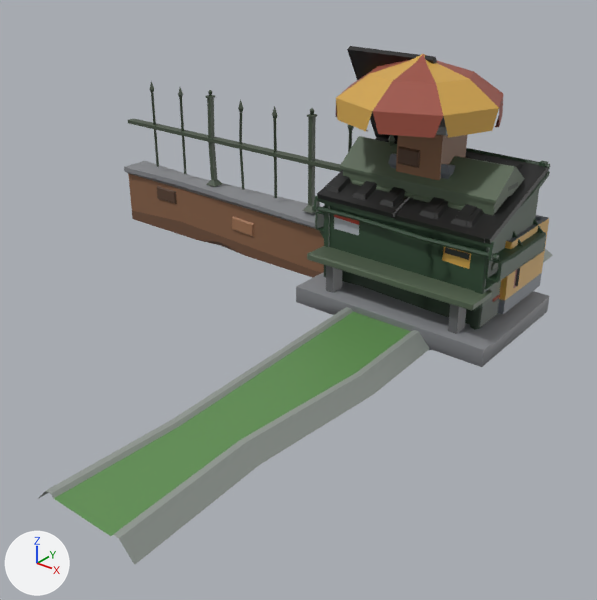
The FBX model Assets/PickMeUp/Mesh/Props (1).fbx, before and after one commit.
Both versions are drawn from a 50 mm lens placed at (2.67, -4.75, 2.66), pointed at (-0.62, -0.64, 0.11). Arrows for +X, +Y and +Z are at lower left; the lights stay in place. The older version comes first. Where no turn or scale is listed for an object, it has been applied to the vertices.

Names of what the first picture shows: 'SM_Env_Fence_01', 'SM_Env_Fence_End_01', 'SM_Env_Street_Divider_01', 'SM_Env_Street_Divider_02', 'SM_Prop_HotdogStand_01', 'SM_Prop_ParkingMeter_02', 'SM_Prop_PicnicTable_01', 'SM_Prop_PowerBox_01', 'SM_Prop_Skip_01', 'SM_Prop_Skip_02'.
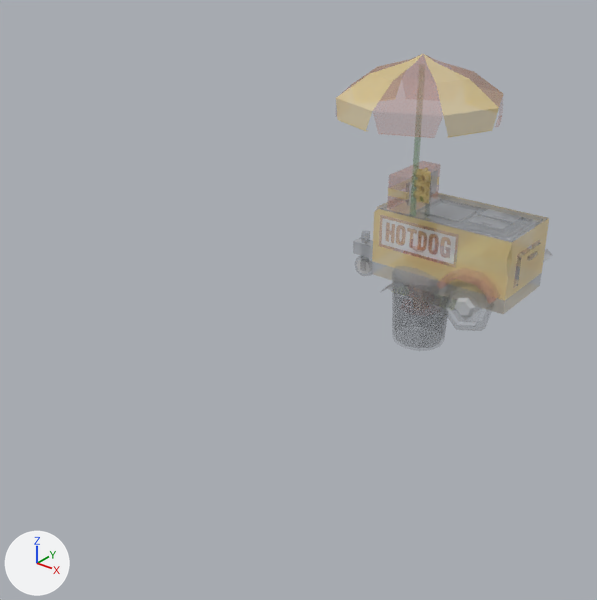
What changed in the scene script:
```text
Change img_polygoncity_texture_01_a_png:
    img_polygoncity_texture_01_a_png: load_image('PolygonCity_Texture_01_A.png', '../../Waqas/Muscle/Textures/PolygonCity_Texture_01_A.png', 1024, 1024, 'sRGB') -> load_image('PolygonCity_Texture_01_A.png', '../../Waqas/Muscle/Textures/PolygonCity_Texture_01_A.png', 1024, 1024, 'Non-Color')
Change mat_props:
    add n3 = _N.new('ShaderNodeTexImage'); n3.name = 'Image Texture.001'
    add n3.image = img_polygoncity_texture_01_a_png
    where n0 = _N.new('ShaderNodeBsdfPrincipled'); n0.name = 'Principled BSDF'
    add _L.new(n3.outputs[0], n0.inputs[4])  # 'Color' to 'Alpha'
Remove ob_sm_prop_skip_02:
    ob_sm_prop_skip_02 = bpy.data.objects.new('SM_Prop_Skip_02', me_mesh_093)
    ob_sm_prop_skip_02.location = (0.0, 0.0, 0.0)
Remove ob_sm_env_fence_end_01:
    ob_sm_env_fence_end_01 = bpy.data.objects.new('SM_Env_Fence_End_01', me_mesh_102)
    ob_sm_env_fence_end_01.location = (0.0, 0.0, 0.0)
Remove ob_sm_prop_powerbox_01:
    ob_sm_prop_powerbox_01 = bpy.data.objects.new('SM_Prop_PowerBox_01', me_mesh_131)
    ob_sm_prop_powerbox_01.location = (0.0, 0.0, 0.0)
Remove ob_sm_prop_picnictable_01:
    ob_sm_prop_picnictable_01 = bpy.data.objects.new('SM_Prop_PicnicTable_01', me_mesh_128)
    ob_sm_prop_picnictable_01.location = (0.0, 0.0, 0.0)
Remove ob_sm_prop_parkingmeter_02:
    ob_sm_prop_parkingmeter_02 = bpy.data.objects.new('SM_Prop_ParkingMeter_02', me_mesh_088)
    ob_sm_prop_parkingmeter_02.location = (0.0, 0.0, 0.0)
Remove ob_sm_env_street_divider_01:
    ob_sm_env_street_divider_01 = bpy.data.objects.new('SM_Env_Street_Divider_01', me_mesh_103)
    ob_sm_env_street_divider_01.location = (0.0, 0.0, 0.0)
Remove ob_sm_env_fence_01:
    ob_sm_env_fence_01 = bpy.data.objects.new('SM_Env_Fence_01', me_mesh_101)
    ob_sm_env_fence_01.location = (0.0, 0.0, 0.0)
Remove ob_sm_prop_skip_01:
    ob_sm_prop_skip_01 = bpy.data.objects.new('SM_Prop_Skip_01', me_mesh_094)
    ob_sm_prop_skip_01.location = (0.0, 0.0, 0.0)
```

Where the change shows, as pixel boxes [x1, y1, x2, y2] in the pictures (597 x 600 px):
'SM_Env_Street_Divider_01', deleted: before [39, 307, 430, 565]
'SM_Prop_HotdogStand_01', surface changed: [336, 54, 549, 314] in both
'SM_Env_Fence_01', deleted: before [124, 81, 395, 278]
'SM_Prop_Skip_01', deleted: before [312, 46, 550, 330]
'SM_Prop_PicnicTable_01', deleted: before [296, 246, 550, 367]
'SM_Prop_PowerBox_01', deleted: before [340, 136, 525, 215]
'SM_Prop_Skip_02', deleted: before [317, 137, 550, 330]
'SM_Env_Fence_End_01', deleted (brown): before [396, 62, 467, 180]
'SM_Env_Street_Divider_02', surface changed: [392, 248, 553, 311] in both
'SM_Prop_LightPole_01', surface changed: [413, 167, 437, 237] in both
'SM_Prop_SidewalkPoles_02', surface changed: [414, 218, 434, 293] in both
'SM_Prop_ParkingMeter_02', deleted: before [388, 154, 455, 179]
